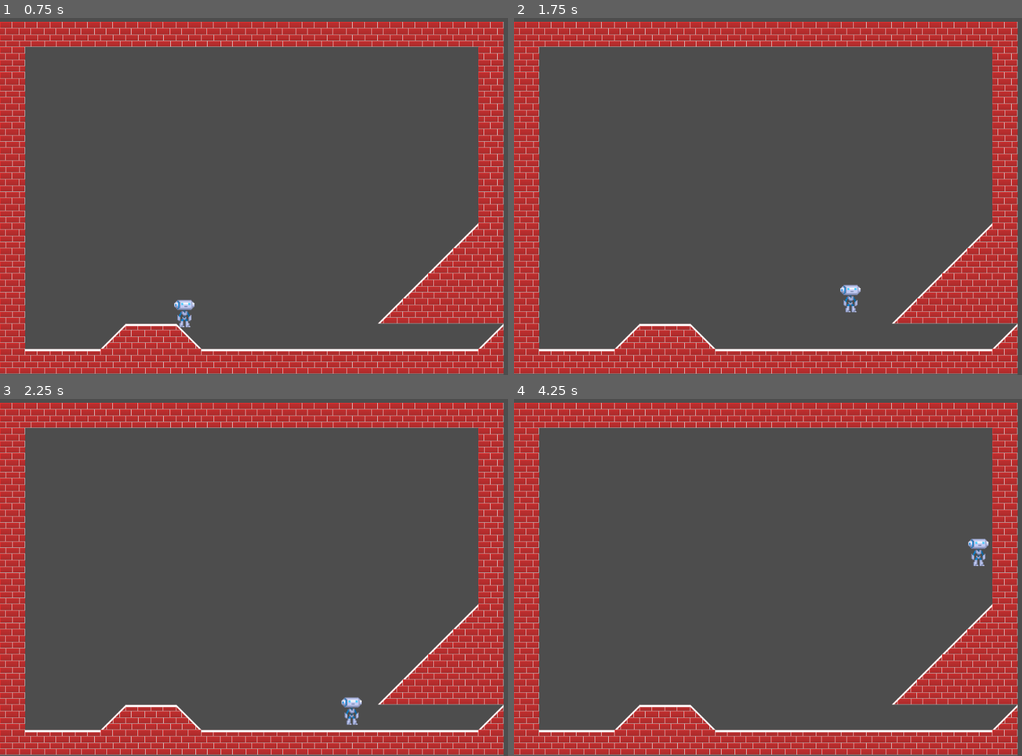
Above: before the commit, frames 1-4 (two rows, left to right).
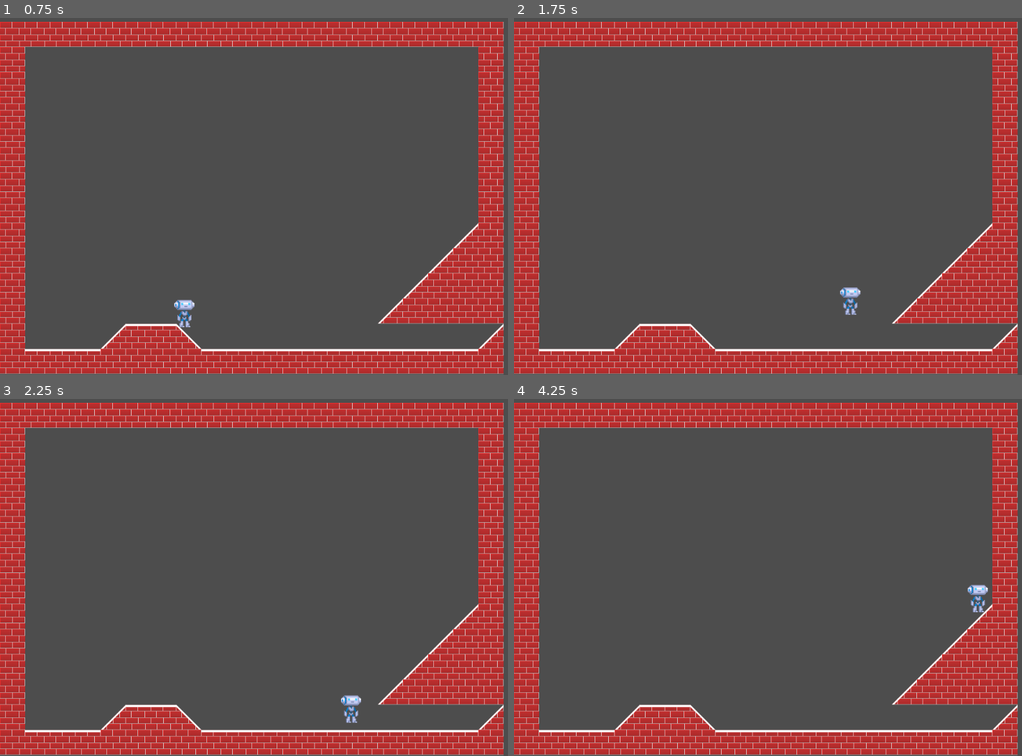
Above: after the commit, the same moments.

Repository: eossf/jump-godot_T
Game: Godot game, scene res://map.tscn
Same seed, same stepped clock (60 frames per second), same inputs: the game is played once before the commit and once after it.
Inputs:
- Up to frame 1 (0.75 s): tap Enter at 0.5 s; hold Right (ui_right) from 0.53 s (still down)
- Up to frame 2 (1.75 s): keep holding Right (ui_right); tap Space (jump) at 0.77, 1.52 s
- Up to frame 3 (2.25 s): release Right (ui_right) at 2.03 s; hold Left (ui_left) from 2.03 s (still down)
- Up to frame 4 (4.25 s): release Left (ui_left) at 2.78 s; hold Right (ui_right) from 2.78 s (still down); tap Space (jump) at 3.02, 3.77 s

Frame 1 is identical in both runs. In frame 2, 0.2% of the frame differs, in the area x 64-69%, y 74-84%; in frame 3, 0.2%; in frame 4, 0.4%, in the area x 89-94%, y 39-60%.

Commit message:
clamp GRAVITY speed

Diff:
--- a/player.gd
+++ b/player.gd
@@ -1,6 +1,7 @@
 extends CharacterBody2D
 
 @export var GRAVITY = 50.0
+@export var GRAVITY_MAX = 500.0
 @export var WALK_SPEED = 300.0
 @onready var jump_timer = %Timer
 var gravity = GRAVITY
@@ -21,6 +22,7 @@
 		jump_timer.start()
 
 	velocity.y += gravity # linear acceleration
+	velocity.y = clamp(velocity.y, -GRAVITY_MAX, GRAVITY_MAX)
 	velocity.x = walk_speed
 	move_and_slide()
 
--- a/project.godot
+++ b/project.godot
@@ -13,7 +13,7 @@
 config/name="jump-godot_T"
 run/main_scene="res://map.tscn"
 config/features=PackedStringArray("4.1", "Forward Plus")
-config/icon="res://icon.svg"
+config/icon="res://char.png"
 
 [display]
 
